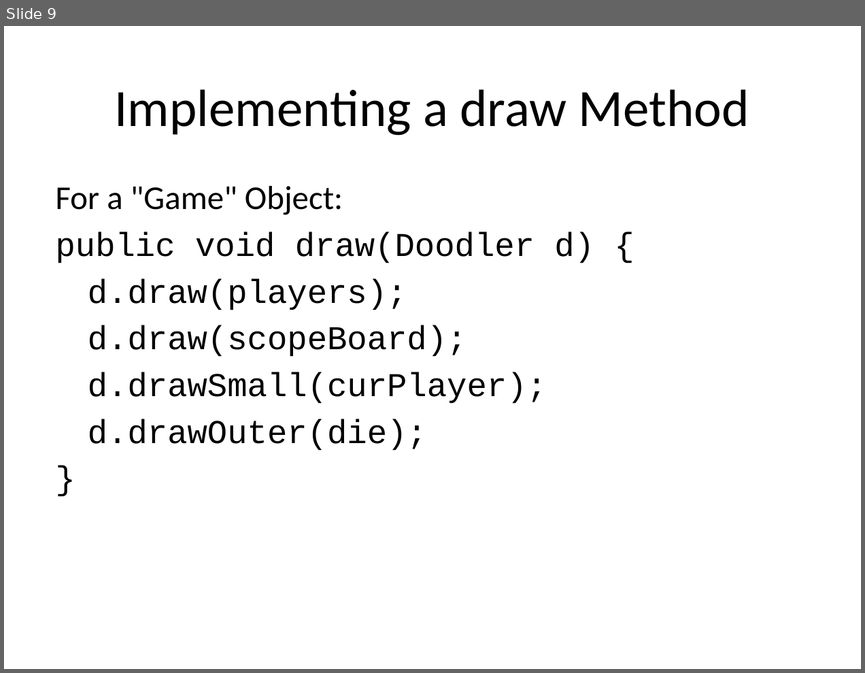
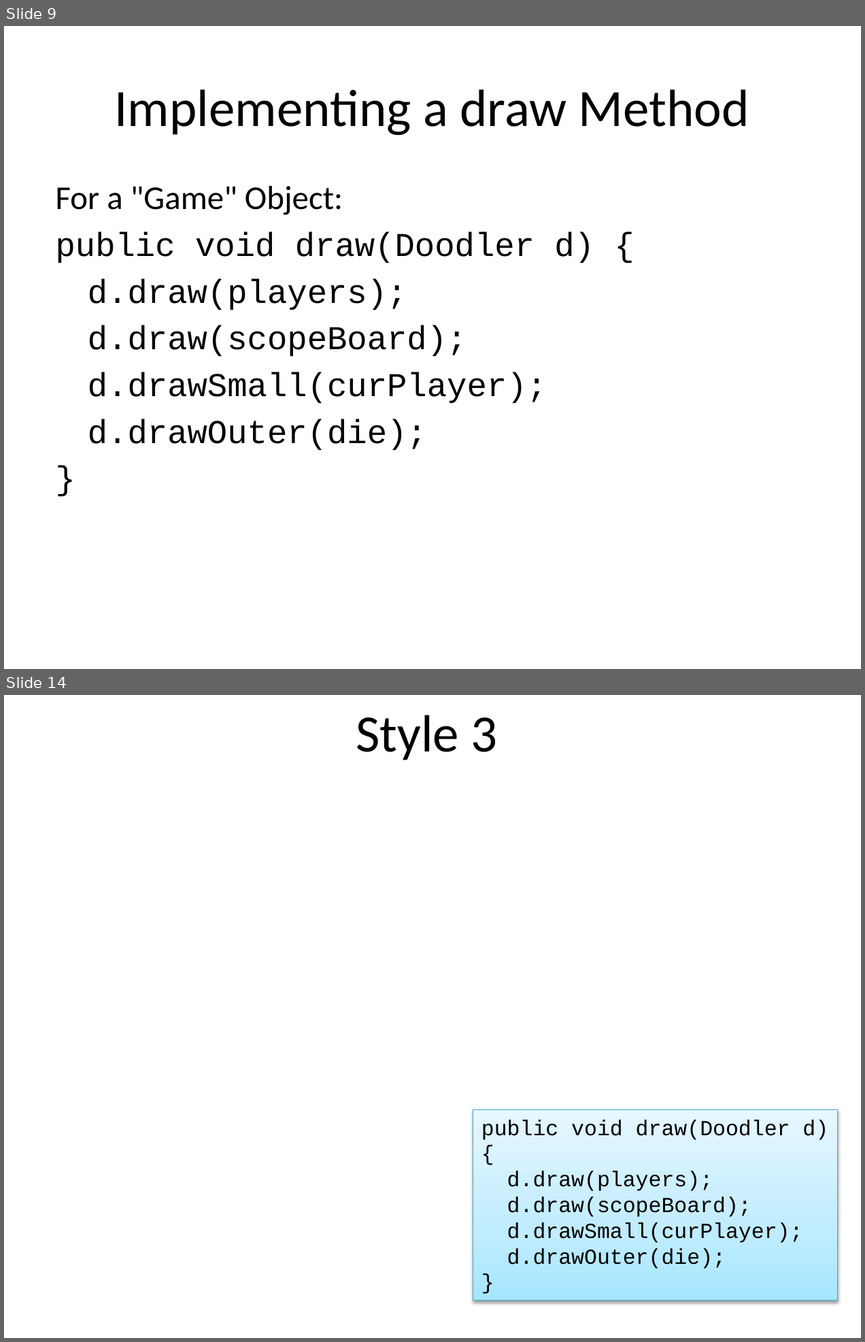
Before and after one commit to CedricReichenbach/DoodleDebug, a slide deck: presentation/Visualizing Objects in Java.pptx. Shown one above the other, each under a label of ours: slide 9 before the commit, slides 9 and 14 after it; the slides between them are not shown. The pictures are 865x673 and 865x1342 pixels, drawn with LibreOffice and Linux fonts; fonts in the diff are those of the drawing; background and template pictures are left out. Boxes give left, top, right and bottom in pixels: in the first picture for what was removed or moved away, otherwise in the second. Text is boxed around its words. In the diff, an @@ line names an element or a change of style, - is before the commit and + after.

```diff
--- a/presentation/Visualizing Objects in Java.pptx
+++ b/presentation/Visualizing Objects in Java.pptx
@@ slide 14 added at box(4, 695, 861, 1338), background picture (left out) @@
@@ text added at box(356, 715, 497, 760), 44 pt, text #000000 @@
+Style 3
@@ rectangle added at box(473, 1110, 837, 1300), fill gradient #A7E6FF to #C1EDFF to #E7F8FF, outline #46AAC5 0.75 pt, 18 pt, text #000000 @@
+public void draw(Doodler d) {
+d.draw(players);
+d.draw(scopeBoard);
+d.drawSmall(curPlayer);
+d.drawOuter(die);
+}
```
Also in this commit, not shown: 2 slides changed, 5 other slides added, 7 slides removed, 2 other files.
